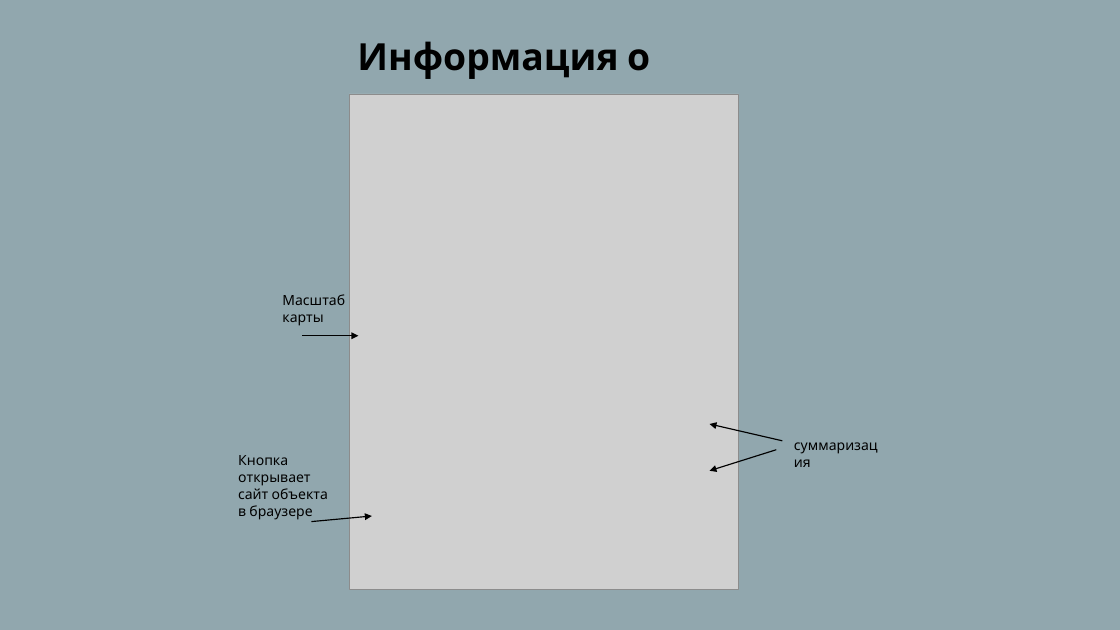
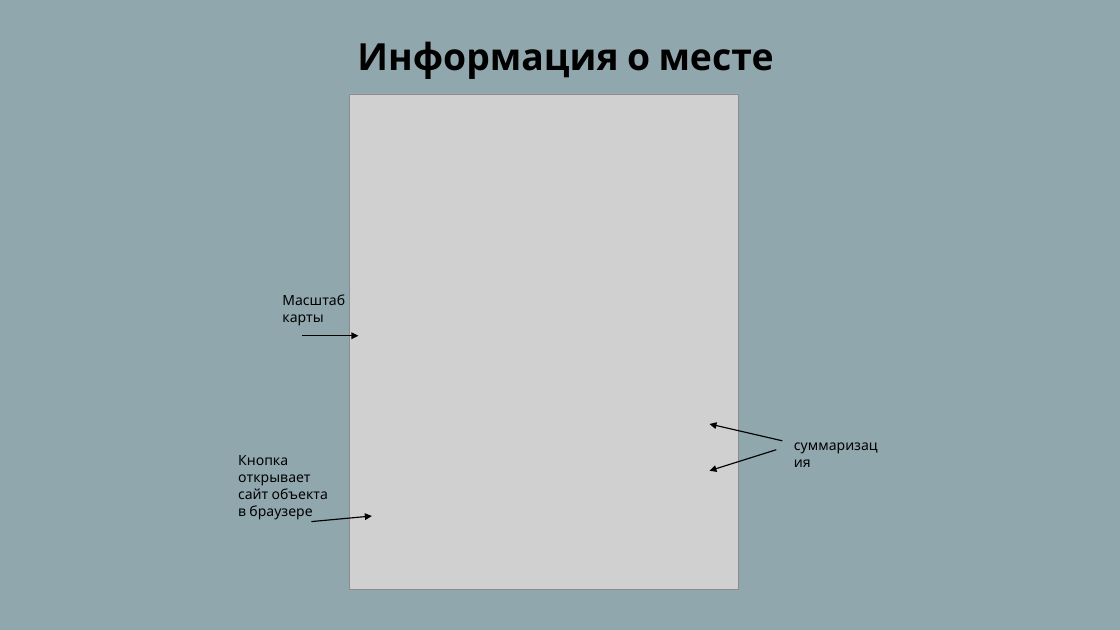
Before and after one commit to yaroslavasrf/progect_district, a slide deck: slide 6 of map/Узнай свой город.pptx. Drawn at 1120x630 pixels with LibreOffice and Linux fonts; fonts in the diff are those of the drawing; grey boxes stand for pictures. Boxes give left, top, right and bottom in pixels: in the first picture for what was removed or moved away, otherwise in the second. Text is boxed around its words. In the diff, an @@ line names an element or a change of style, - is before the commit and + after.

```diff
--- a/map/Узнай свой город.pptx
+++ b/map/Узнай свой город.pptx
@@ text "Информация о месте" rewrapped from (357,41,650,95) to (357,41,774,79) @@
```
Also in this commit, not shown: 3 other slides changed.
